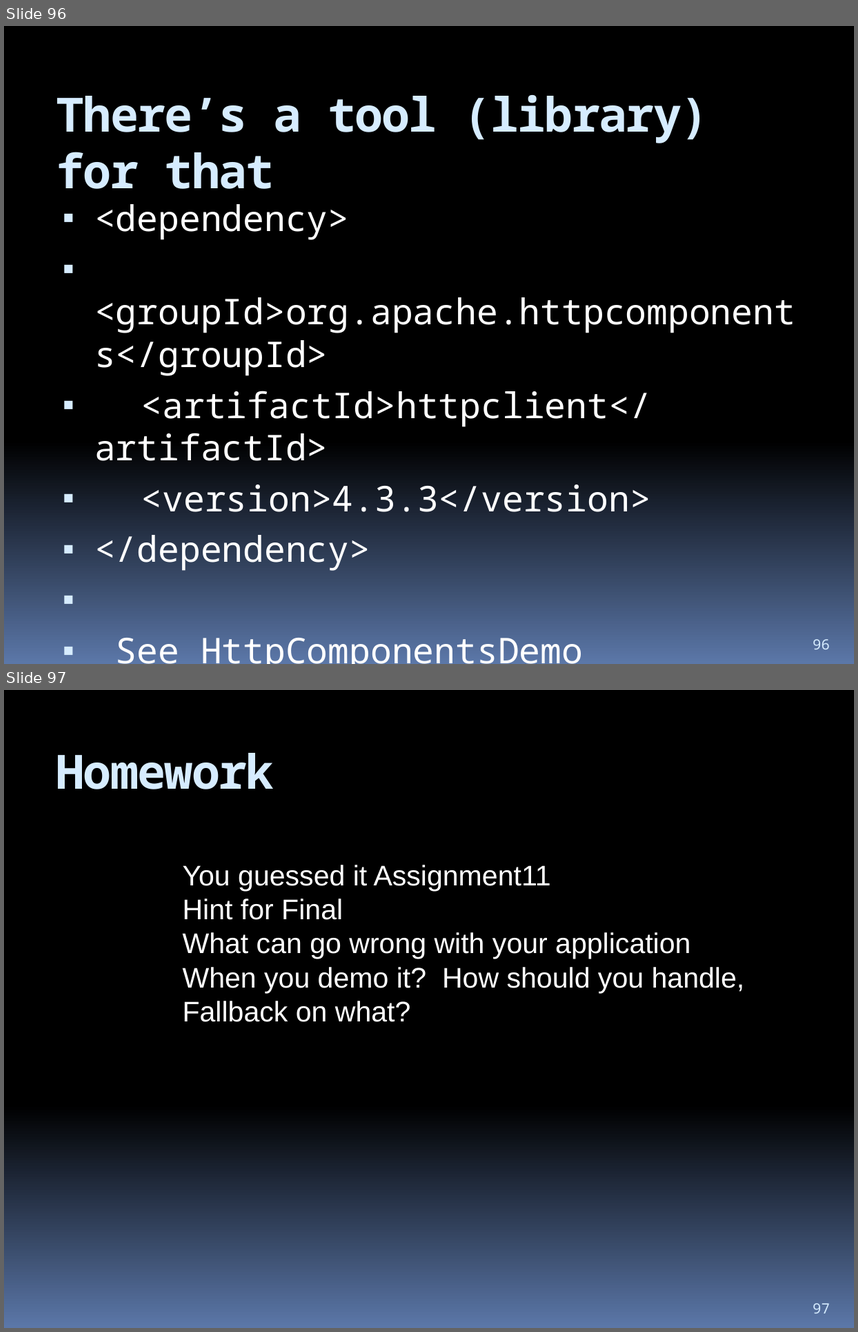
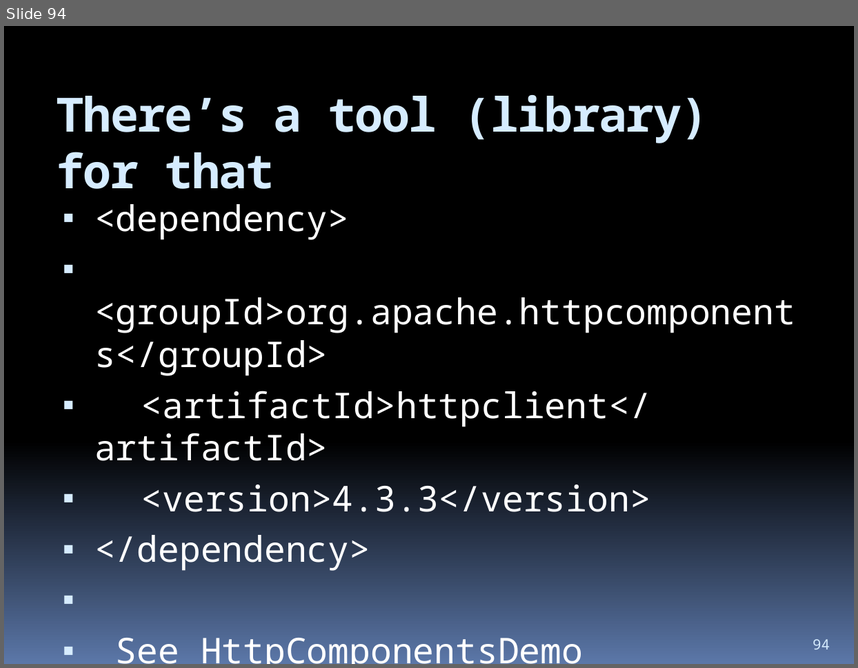
Before and after one commit to hchan/comp2613, a slide deck: coursePresentation.pptx. Shown one above the other, each under a label of ours: slides 96 and 97 before the commit, slide 94 after it. The pictures are 858x1332 and 858x668 pixels, drawn with LibreOffice and Linux fonts; fonts in the diff are those of the drawing. Boxes give left, top, right and bottom in pixels: in the first picture for what was removed or moved away, otherwise in the second. Text is boxed around its words. In the diff, an @@ line names an element or a change of style, - is before the commit and + after.

```diff
--- a/coursePresentation.pptx
+++ b/coursePresentation.pptx
@@ slide 97 removed at box(4, 690, 854, 1328), background gradient #000000 to #5B77A8 @@
@@ title removed at box(56, 753, 274, 789) @@
-Homework
@@ text removed at box(183, 865, 745, 1022) @@
-You guessed it Assignment11
-Hint for Final
-What can go wrong with your application
-When you demo it? How should you handle,
-Fallback on what?
@@ page number removed at box(813, 1303, 830, 1313) @@
-97
@@ what was slide 96 is now slide 94 @@
@@ page number at box(813, 639, 830, 649): text changed @@
-96
+94
```
Also in this commit, not shown: 2 slides changed, 2 slides added, 6 other slides removed, 3 other files.
